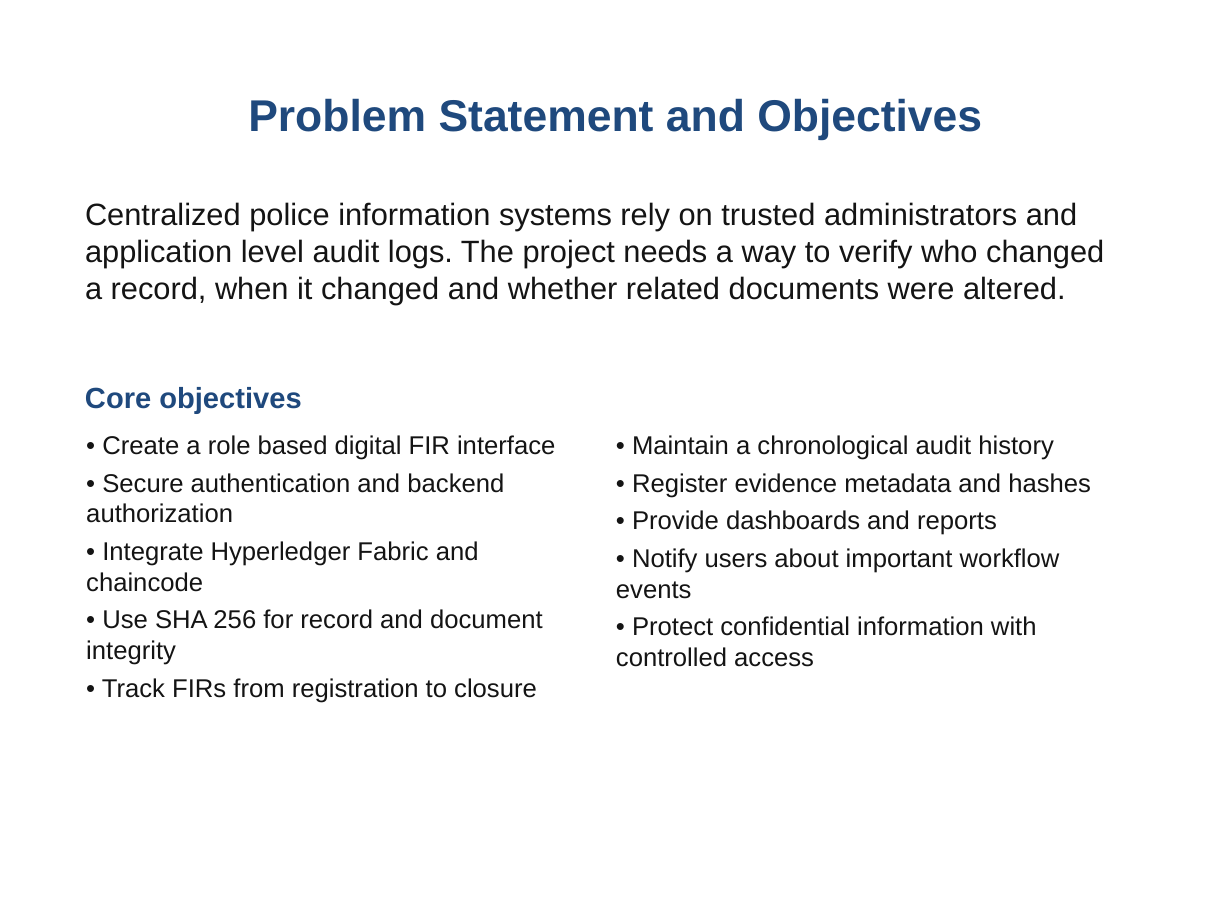
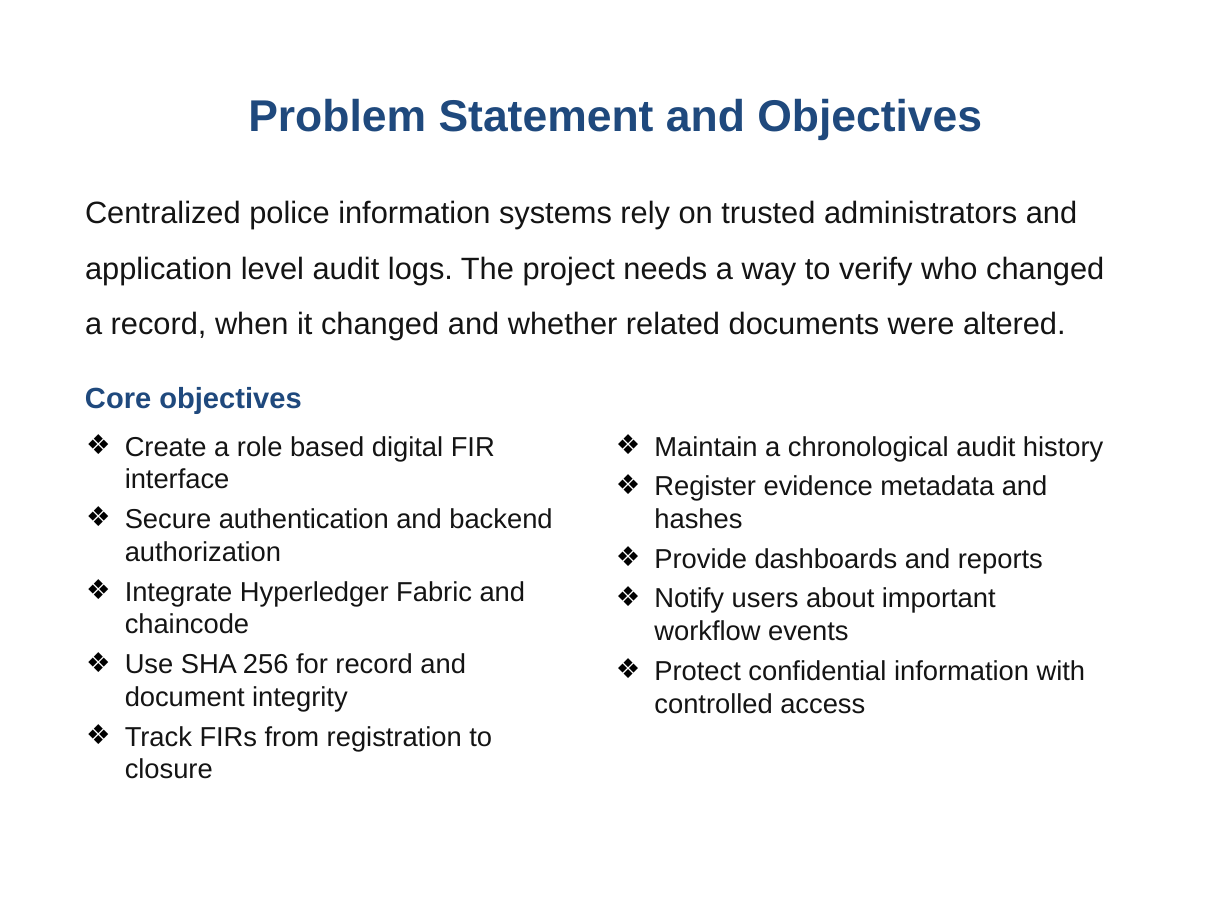
Before and after one commit to Sharaiz333/FYPBSCS_Digital-FIR-blockchain_2026, a slide deck: slide 12 of Final_Digital_FIR_Final_FYP_Presentation.pptx (slide 11 before the commit). Drawn at 1232x924 pixels with LibreOffice and Linux fonts; fonts in the diff are those of the drawing; background and template pictures are left out. Boxes give left, top, right and bottom in pixels: in the first picture for what was removed or moved away, otherwise in the second. Text is boxed around its words. In the diff, an @@ line names an element or a change of style, - is before the commit and + after.

```diff
--- a/Final_Digital_FIR_Final_FYP_Presentation.pptx
+++ b/Final_Digital_FIR_Final_FYP_Presentation.pptx
@@ text "Centralized police information systems rely ..." at (x1=85, y1=200, x2=1104, y2=340): line spacing 1 to 1.5 @@
@@ text at (x1=125, y1=436, x2=552, y2=779): text changed; size 15 to 16 pt @@
-• Create a role based digital FIR interface
-• Secure authentication and backend authorization
-• Integrate Hyperledger Fabric and chaincode
-• Use SHA 256 for record and document integrity
-• Track FIRs from registration to closure
+❖ Create a role based digital FIR interface
+❖ Secure authentication and backend authorization
+❖ Integrate Hyperledger Fabric and chaincode
+❖ Use SHA 256 for record and document integrity
+❖ Track FIRs from registration to closure
@@ text at (x1=654, y1=436, x2=1103, y2=714): text changed; size 15 to 16 pt @@
-• Maintain a chronological audit history
-• Register evidence metadata and hashes
-• Provide dashboards and reports
-• Notify users about important workflow events
-• Protect confidential information with controlled access
+❖ Maintain a chronological audit history
+❖ Register evidence metadata and hashes
+❖ Provide dashboards and reports
+❖ Notify users about important workflow events
+❖ Protect confidential information with controlled access
```
Also in this commit, not shown: 13 other slides changed, 1 slide added, 3 other files.
